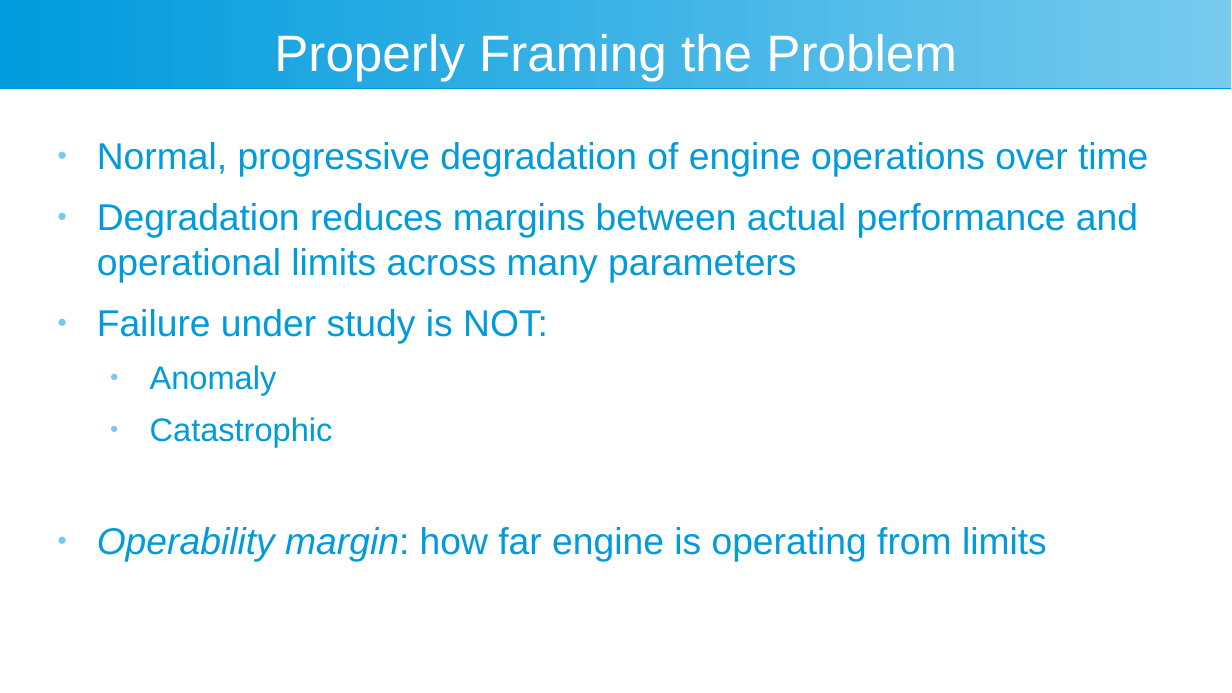
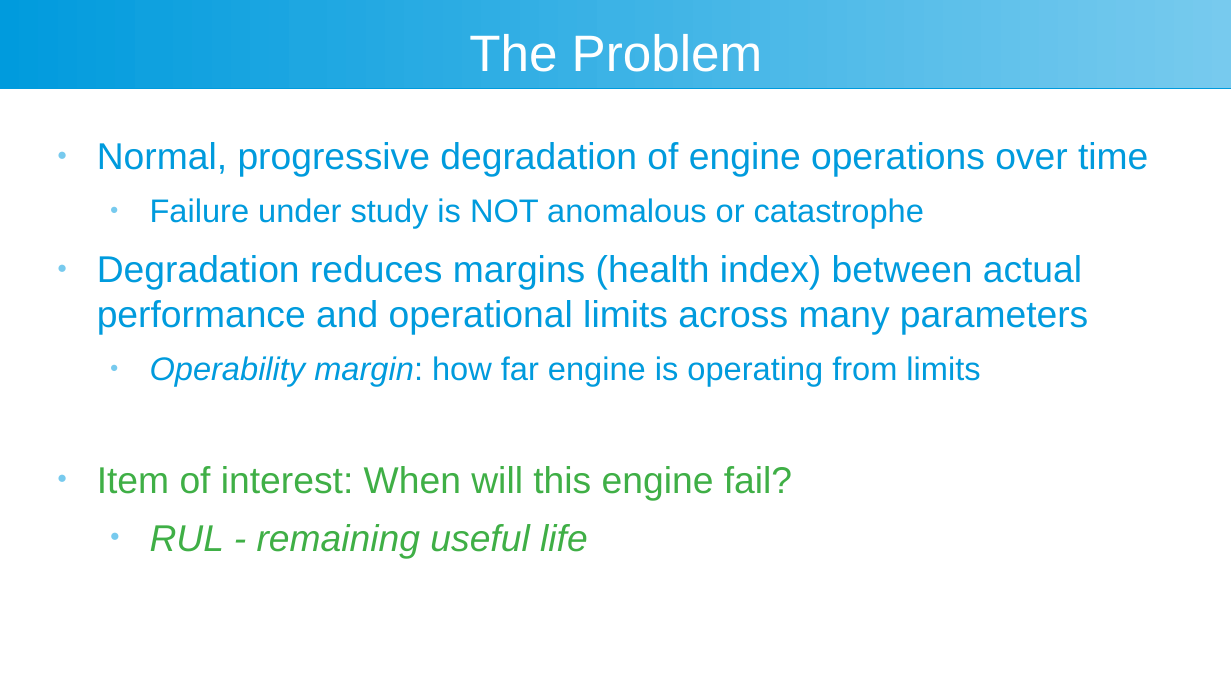
Before and after one commit to arcweld/DSI_Capstone_2, a slide deck: slide 4 of presentation/Weld_Capstone2.odp (slide 5 before the commit). Drawn at 1232x693 pixels with LibreOffice and Linux fonts; fonts in the diff are those of the drawing. Boxes give left, top, right and bottom in pixels: in the first picture for what was removed or moved away, otherwise in the second. Text is boxed around its words. In the diff, an @@ line names an element or a change of style, - is before the commit and + after.

```diff
--- a/presentation/Weld_Capstone2.odp
+++ b/presentation/Weld_Capstone2.odp
@@ title at (469, 34, 763, 72): text changed @@
-Properly Framing the Problem
+The Problem
@@ text at (97, 255, 1088, 335): text changed @@
-● Degradation reduces margins between actual performance and operational limits across many parameters
-● Failure under study is NOT:
-  ● Anomaly
-  ● Catastrophic
+  ● Failure under study is NOT anomalous or catastrophe
+● Degradation reduces margins (health index) between actual performance and operational limits across many parameters
@@ text at (150, 356, 980, 386): size 24 to 21 pt in "Operability margin: how far engine is operating ..."; list level 1 to 2 in "Operability margin: how far engine ..." @@
@@ text at (97, 466, 792, 558): paragraphs added @@
+● Item of interest: When will this engine fail?
+  ● RUL - remaining useful life
```
Also in this commit, not shown: 4 other slides changed, 3 slides added, 2 slides removed, 1 other file.
